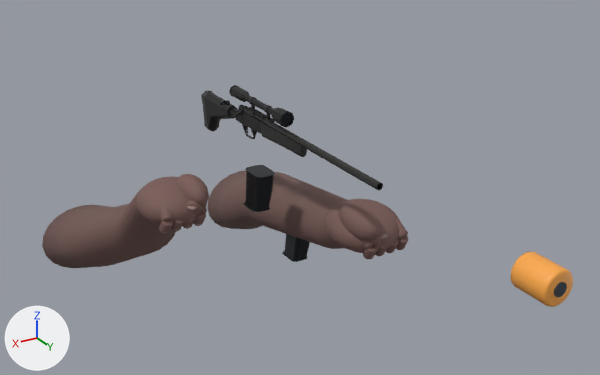
Before and after pictures for a commit that changed the Blender file art/weapons/specter.blend.
Before and after are seen from a 50 mm camera at (1.026, 2.173, 0.799) aimed at (-0.047, 0.386, -0.095). Every picture has the same lights, and +X, +Y and +Z are marked at lower left. The older version comes first.
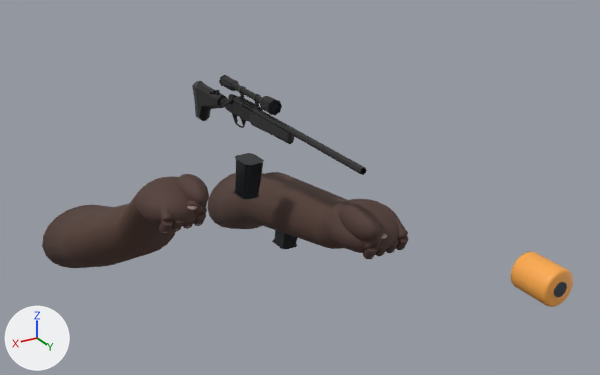
Edits to the bpy script that builds the scene:
```text
Change mat_bare_dark_skin_forearms_10:
    mat_bare_dark_skin_forearms_10.base_color: (0.169, 0.0941, 0.0824) -> (0.0863, 0.0431, 0.0314)  # brown #725651 -> brown #533b32
Change mat_deep_ebony_bare_skin_09:
    mat_deep_ebony_bare_skin_09.base_color: (0.188, 0.102, 0.0902) -> (0.0784, 0.0392, 0.0314)  # brown #785a55 -> brown #4f3832
Change me_charginghandlegeometrymesh_001:
    used by ob_authored_vss_charginghandlegeometry; location = (0.0, 0.0, 0.0)
    remove me_charginghandlegeometrymesh_001.from_pydata(...)  # 232 vertices, 216 faces; spans x 0.0088..0.0446, y 0.0682..0.1019, z 0.0633..0.085
    add me_charginghandlegeometrymesh_001.from_pydata(...)  # 232 vertices, 216 faces; spans x 0.0088..0.0446, y 0.0034..0.0371, z 0.0782..0.0998
    me_charginghandlegeometrymesh_001 part 1: the whole mesh is moved by (0.0, -0.0648, 0.0148)
Change me_magazinegeometrymesh_001:
    used by ob_authored_vss_magazinegeometry; location = (0.0, 0.0, 0.0)
    remove me_magazinegeometrymesh_001.from_pydata(...)  # 280 vertices, 364 faces; spans x -0.0294..0.0321, y 0.1799..0.292, z -0.2025..-0.0844
    add me_magazinegeometrymesh_001.from_pydata(...)  # 280 vertices, 364 faces; spans x -0.0294..0.0321, y 0.1151..0.2271, z -0.1876..-0.0696
    me_magazinegeometrymesh_001 part 2: the whole mesh is moved by (0.0, -0.0648, 0.0148)
Change me_vsssparemagazinemesh_001:
    used by ob_authored_vss_sparemagazinegeometry; location = (0.0, 0.0, 0.0)
    remove me_vsssparemagazinemesh_001.from_pydata(...)  # 280 vertices, 364 faces; spans x -0.2022..-0.1407, y 0.1051..0.2171, z -0.4444..-0.3263
    add me_vsssparemagazinemesh_001.from_pydata(...)  # 280 vertices, 364 faces; spans x -0.2022..-0.1407, y 0.0403..0.1523, z -0.4295..-0.3115
    me_vsssparemagazinemesh_001 part 3: the whole mesh is moved by (0.0, -0.0648, 0.0148)
Change me_vssweaponbodymesh_001:
    used by ob_authored_vss_weaponbodygeometry; location = (0.0, 0.0, 0.0)
    remove me_vssweaponbodymesh_001.from_pydata(...)  # 2549 vertices, 1344 faces; spans x -0.032..0.034, y -0.115..0.795, z -0.066..0.128
    add me_vssweaponbodymesh_001.from_pydata(...)  # 2549 vertices, 1344 faces; spans x -0.032..0.034, y -0.18..0.73, z -0.051..0.142
    me_vssweaponbodymesh_001 part 4: the whole mesh is moved by (0.0, -0.065, 0.015)
```

Boxes [x1, y1, x2, y2] around the edits, measured in the pictures (600 x 375 px):
'LEFT BARE FOREARM', recoloured
    both: [207, 172, 347, 249]
'RIGHT BARE FOREARM', recoloured
    both: [42, 186, 176, 268]
'AUTHORED vss WeaponBodyGeometry', moved
    before: [201, 85, 383, 190]
    after: [192, 75, 367, 175]
'AUTHORED vss MagazineGeometry', moved
    before: [243, 165, 275, 212]
    after: [233, 153, 264, 200]
'RIGHT exposed hand palm', recoloured (darker)
    both: [137, 176, 207, 225]
'LEFT exposed hand palm', recoloured (darker)
    both: [326, 199, 399, 253]
'LEFT thumb pad', recoloured (darker)
    both: [339, 203, 381, 241]
'AUTHORED vss SpareMagazineGeometry', moved
    before: [282, 234, 310, 262]
    after: [272, 230, 297, 249]
'RIGHT thumb pad', recoloured (darker)
    both: [177, 174, 209, 206]
'RIGHT finger3 proximal', recoloured
    both: [160, 206, 174, 221]
'RIGHT finger3 curved tip', recoloured
    both: [159, 221, 173, 234]
'LEFT finger0 proximal', recoloured
    both: [395, 218, 408, 240]
'LEFT finger3 curved tip', recoloured
    both: [363, 247, 377, 259]
'LEFT finger0 curved tip', recoloured
    both: [395, 236, 408, 250]
'RIGHT bent thumb', recoloured
    both: [187, 200, 203, 215]
'RIGHT finger0 curved tip', recoloured
    both: [193, 213, 206, 226]
'LEFT bent thumb', recoloured
    both: [369, 228, 384, 247]
'RIGHT finger2 curved tip', recoloured
    both: [171, 220, 184, 231]
'LEFT finger1 curved tip', recoloured
    both: [385, 239, 398, 253]
'AUTHORED vss ChargingHandleGeometry', moved
    before: [220, 100, 230, 105]
    after: [210, 90, 220, 95]
'LEFT finger2 curved tip', recoloured
    both: [375, 246, 388, 256]
'RIGHT finger1 curved tip', recoloured
    both: [182, 217, 195, 229]
'LEFT finger3 proximal', recoloured
    both: [364, 241, 373, 249]
'RIGHT finger0 proximal', recoloured
    both: [200, 204, 207, 213]
